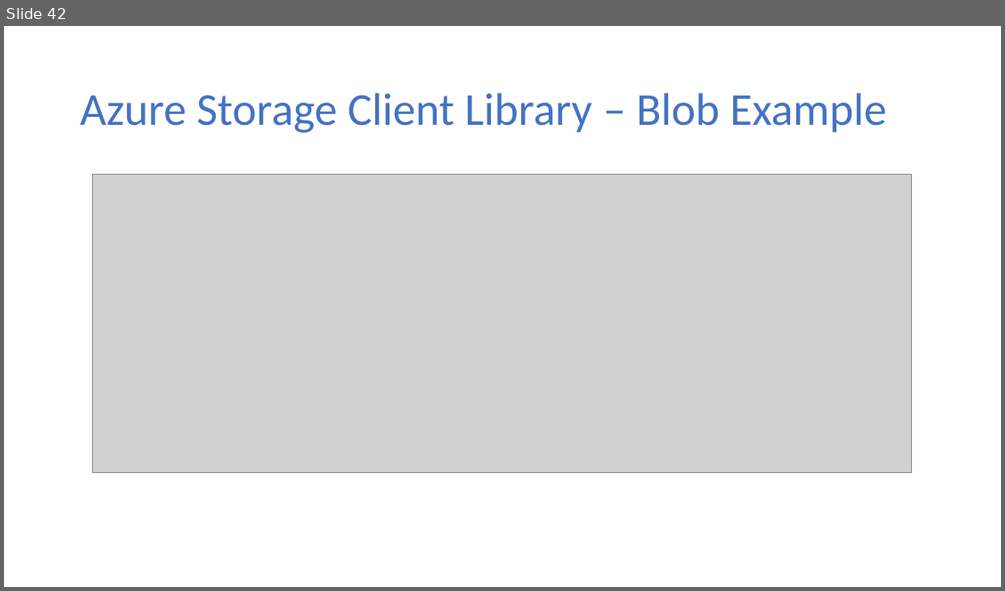
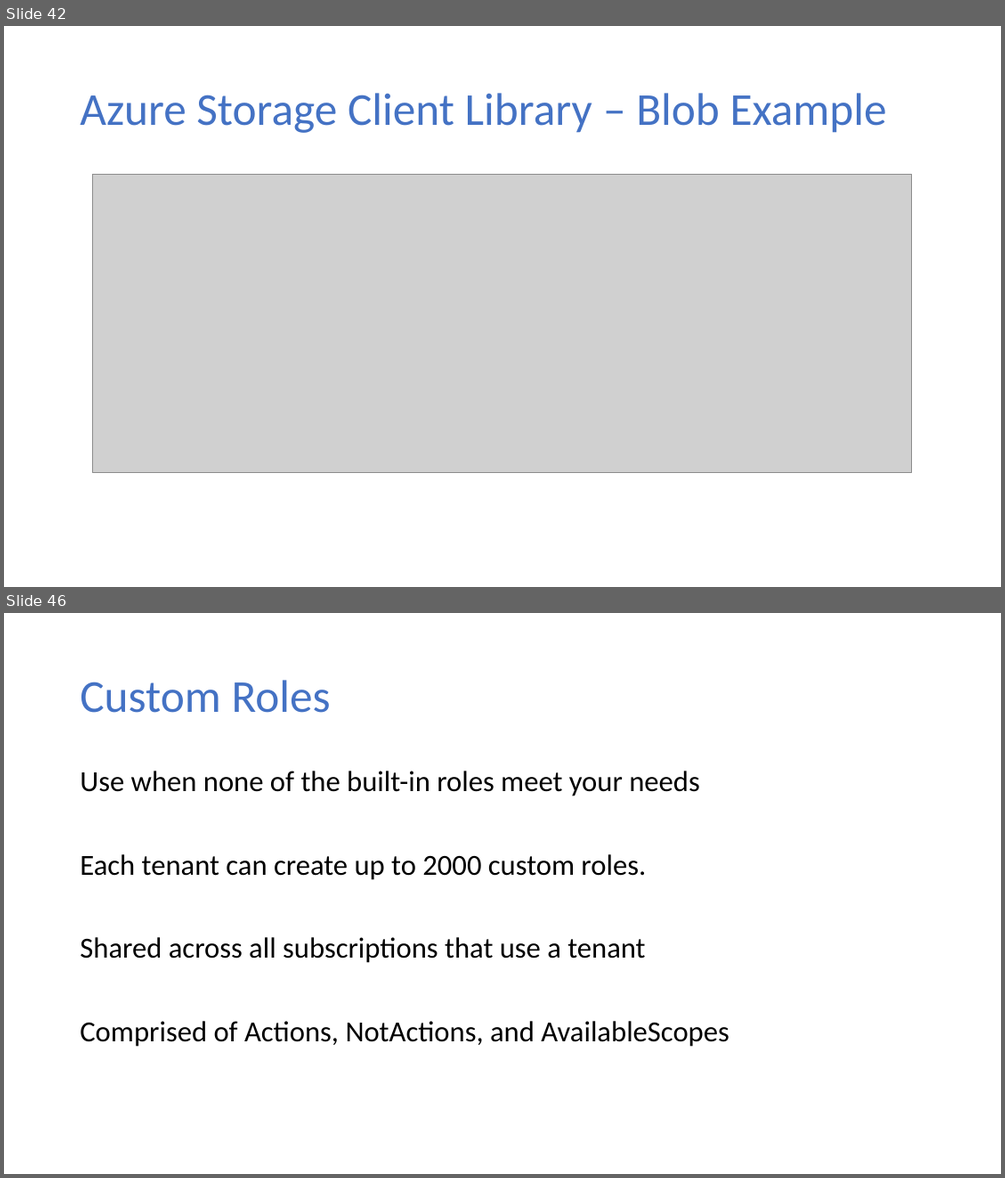
Before and after one commit to dstolts/70-534, a slide deck: Presentations/70-534-Combined-SecuritySlides.pptx. Shown one above the other, each under a label of ours: slide 42 before the commit, slides 42 and 46 after it; the slides between them are not shown. The pictures are 1005x591 and 1005x1178 pixels, drawn with LibreOffice and Linux fonts; fonts in the diff are those of the drawing; grey boxes stand for pictures. Boxes give left, top, right and bottom in pixels: in the first picture for what was removed or moved away, otherwise in the second. Text is boxed around its words. In the diff, an @@ line names an element or a change of style, - is before the commit and + after.

```diff
--- a/Presentations/70-534-Combined-SecuritySlides.pptx
+++ b/Presentations/70-534-Combined-SecuritySlides.pptx
@@ slide 46 added at [4,613,1001,1174], background #FFFFFF @@
@@ title added at [80,680,331,713], 44 pt, text #4472C4 @@
+Custom Roles
@@ text added at [80,771,728,1046], 28 pt, text #000000 @@
+Use when none of the built-in roles meet your needs
+Each tenant can create up to 2000 custom roles.
+Shared across all subscriptions that use a tenant
+Comprised of Actions, NotActions, and AvailableScopes
```
Also in this commit, not shown: 5 other slides added.
